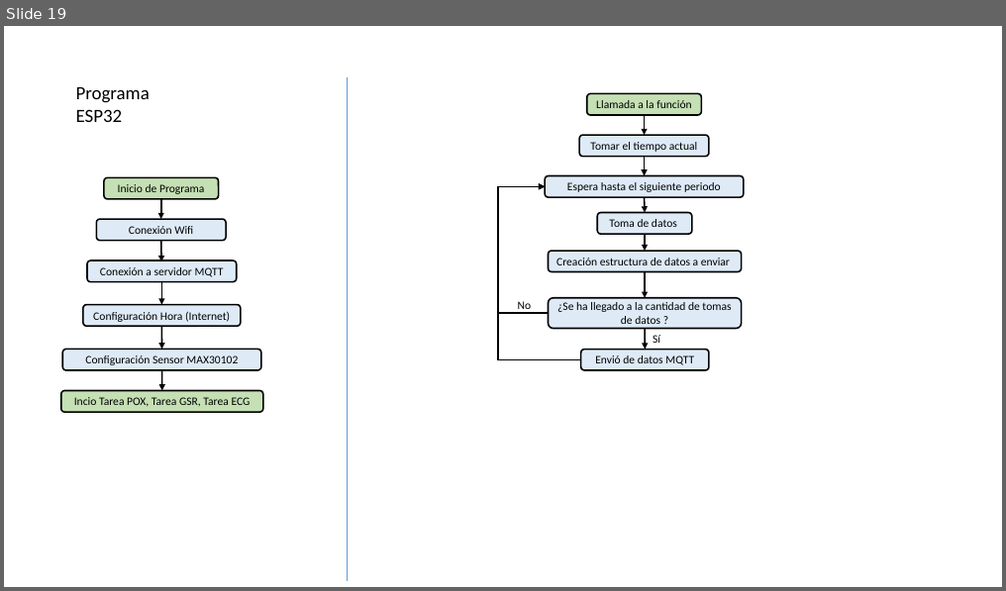
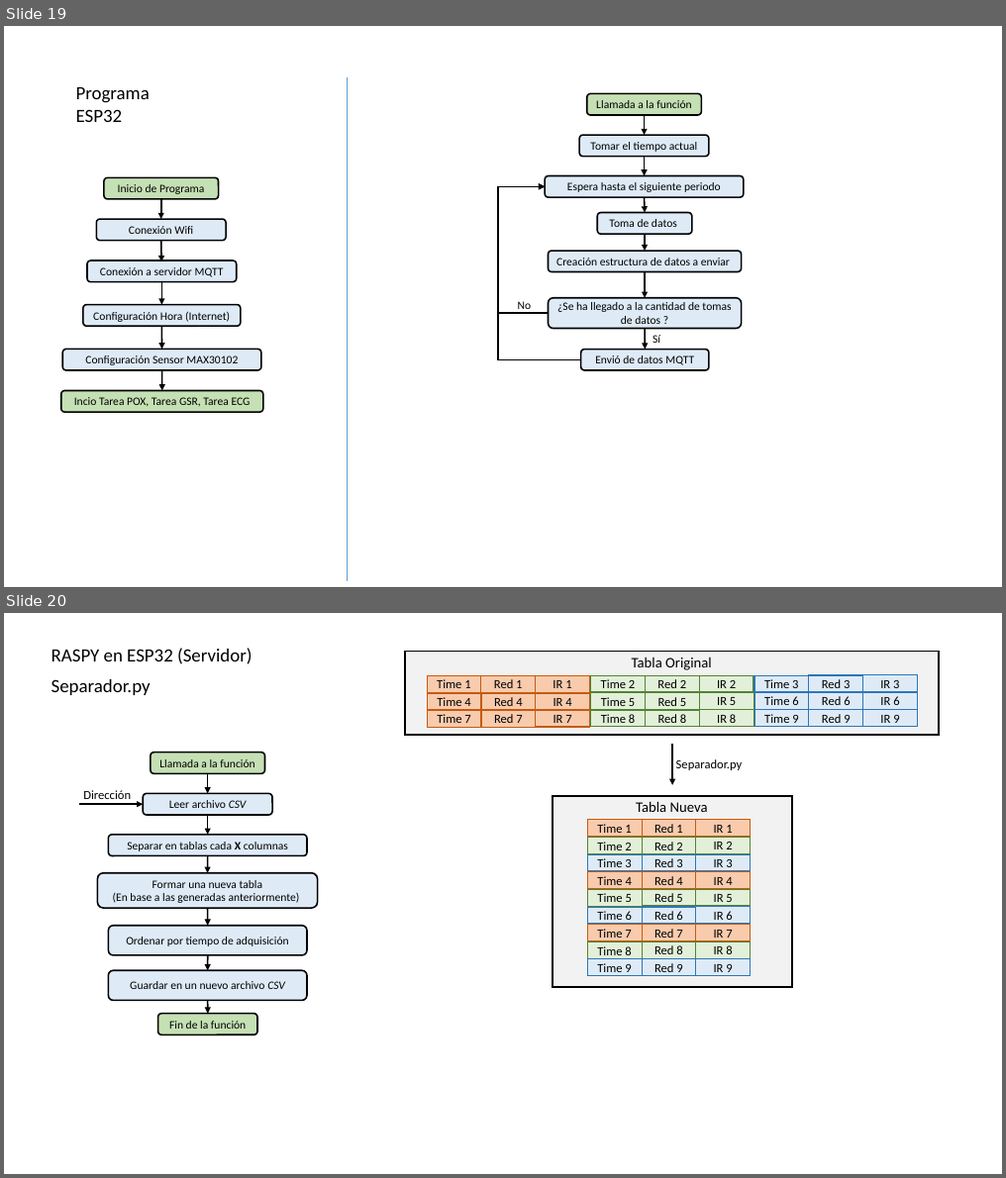
Before and after one commit to GICI-UPV-EHU/Biosignals-HW, a slide deck: Words y Excel/Imagenes.pptx. Shown one above the other, each under a label of ours: slide 19 before the commit, slides 19 and 20 after it. The pictures are 1006x591 and 1006x1178 pixels, drawn with LibreOffice and Linux fonts; fonts in the diff are those of the drawing. Boxes give left, top, right and bottom in pixels: in the first picture for what was removed or moved away, otherwise in the second. Text is boxed around its words. In the diff, an @@ line names an element or a change of style, - is before the commit and + after.

```diff
--- a/Words y Excel/Imagenes.pptx
+++ b/Words y Excel/Imagenes.pptx
@@ slide 20 added at (4,613,1002,1174), background #FFFFFF @@
@@ text added at (52,648,252,664), 18 pt, text #000000 @@
+RASPY en ESP32 (Servidor)
@@ text added at (52,679,151,695), 18 pt, text #000000 @@
+Separador.py
@@ group added at (405,652,939,988): 56 rectangles, 3 texts, 1 arrow @@
+Time 1
+Red 1
+IR 1
+Time 2
+Red 2
+IR 2
+Time 3
+Red 3
+IR 3
+Time 4
+Red 4
+IR 4
+Time 5
+Red 5
+IR 5
+Time 6
+Red 6
+IR 6
+Time 7
+Red 7
+IR 7
+Time 8
+Red 8
+IR 8
+Time 9
+Red 9
+IR 9
+Tabla Original
+Tabla Nueva
+Time 1
+Red 1
+IR 1
+Time 2
+Red 2
+IR 2
+Time 3
+Red 3
+IR 3
+Time 4
+Red 4
+IR 4
+Time 5
+Red 5
+IR 5
+Time 6
+Red 6
+IR 6
+Time 7
+Red 7
+IR 7
+Time 8
+Red 8
+IR 8
+Time 9
+Red 9
+IR 9
+Separador.py
@@ group added at (79,753,318,1035): 7 rounded rectangles, 7 arrows, 1 text @@
+Leer archivo CSV
+Separar en tablas cada X columnas
+Formar una nueva tabla
+(En base a las generadas anteriormente)
+Fin de la función
+Llamada a la función
+Ordenar por tiempo de adquisición
+Guardar en un nuevo archivo CSV
+Dirección
```
Also in this commit, not shown: 2 other files.
